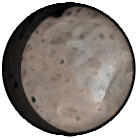
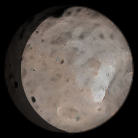
Revision of a layered 138×138 image; what changed, layer by layer:
added layer "Layer 11" in group "Group 2" over [0, 0, 138, 138]
